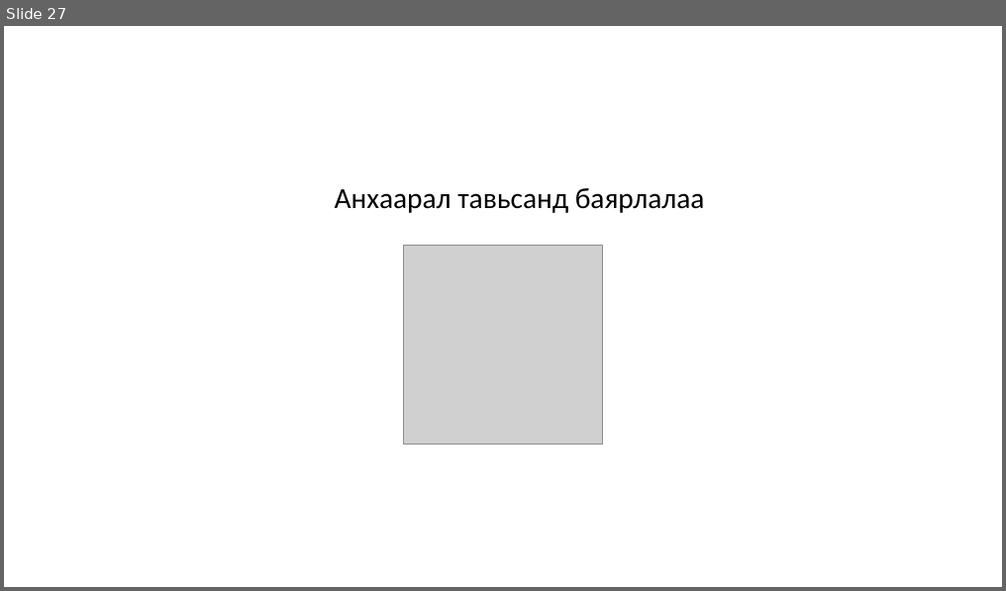
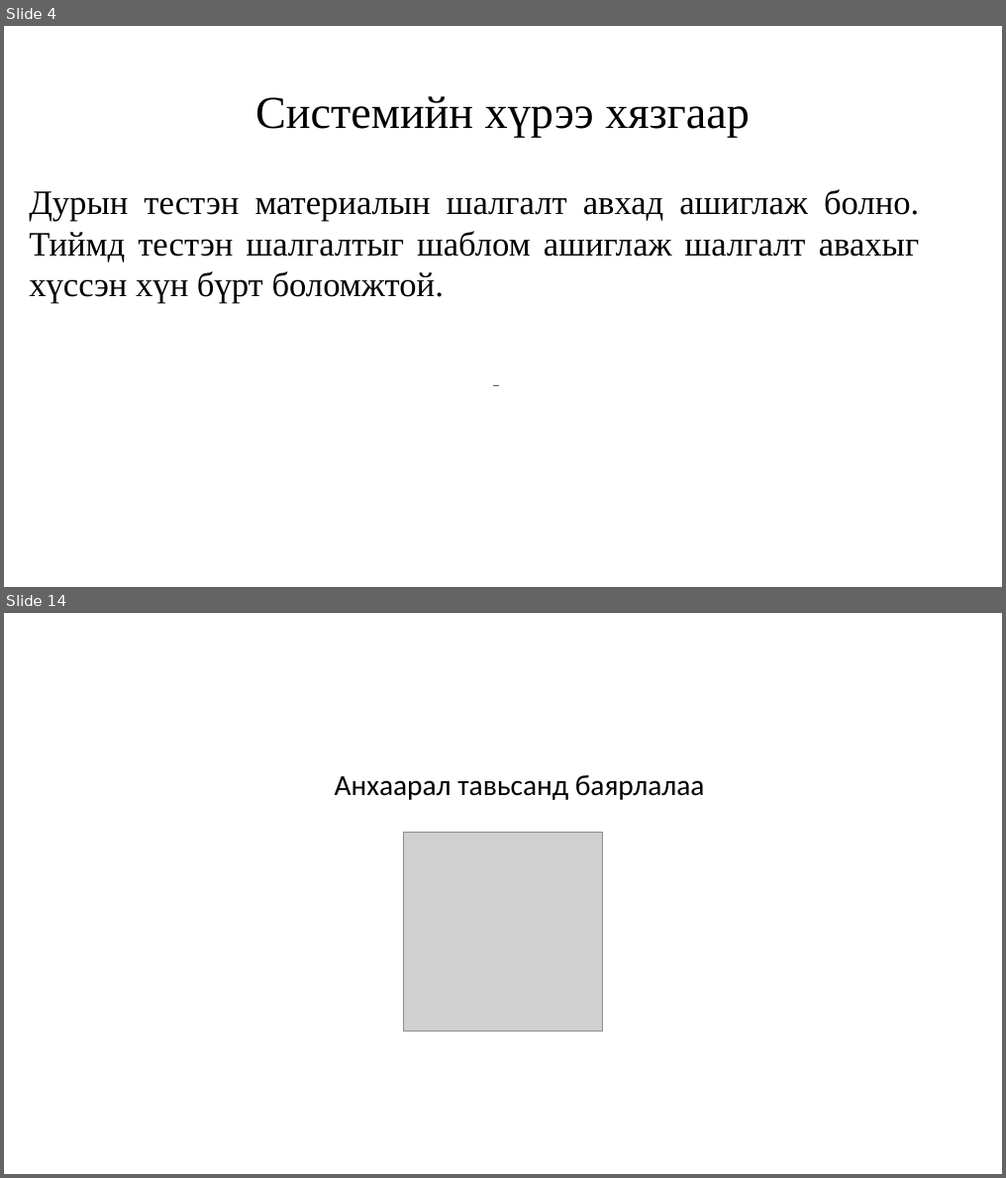
Before and after one commit to Munkhtuvshin/lat, a slide deck: diplom.odp. Shown one above the other, each under a label of ours: slide 27 before the commit, slides 4 and 14 after it; the slides between them are not shown. The pictures are 1006x591 and 1006x1178 pixels, drawn with LibreOffice and Linux fonts; fonts in the diff are those of the drawing; grey boxes stand for pictures. Boxes give left, top, right and bottom in pixels: in the first picture for what was removed or moved away, otherwise in the second. Text is boxed around its words. In the diff, an @@ line names an element or a change of style, - is before the commit and + after.

```diff
--- a/diplom.odp
+++ b/diplom.odp
@@ slide 4 added at (4,26,1002,587), background #FFFFFF @@
@@ text added at (255,96,749,137), 44 pt, text #000000 @@
+Системийн хүрээ хязгаар
@@ text added at (29,189,919,303), 33 pt, text #000000 @@
+Дурын тестэн материалын шалгалт авхад ашиглаж болно. Тиймд тестэн шалгалтыг шаблом ашиглаж шалгалт авахыг хүссэн хүн бүрт боломжтой.
@@ rectangle added at (494,385,500,385), fill #729FCF, outline #3465A4 0 pt @@
@@ what was slide 27 is now slide 14 @@
```
Also in this commit, not shown: 3 slides changed, 9 other slides added, 23 slides removed, 11 other files.
